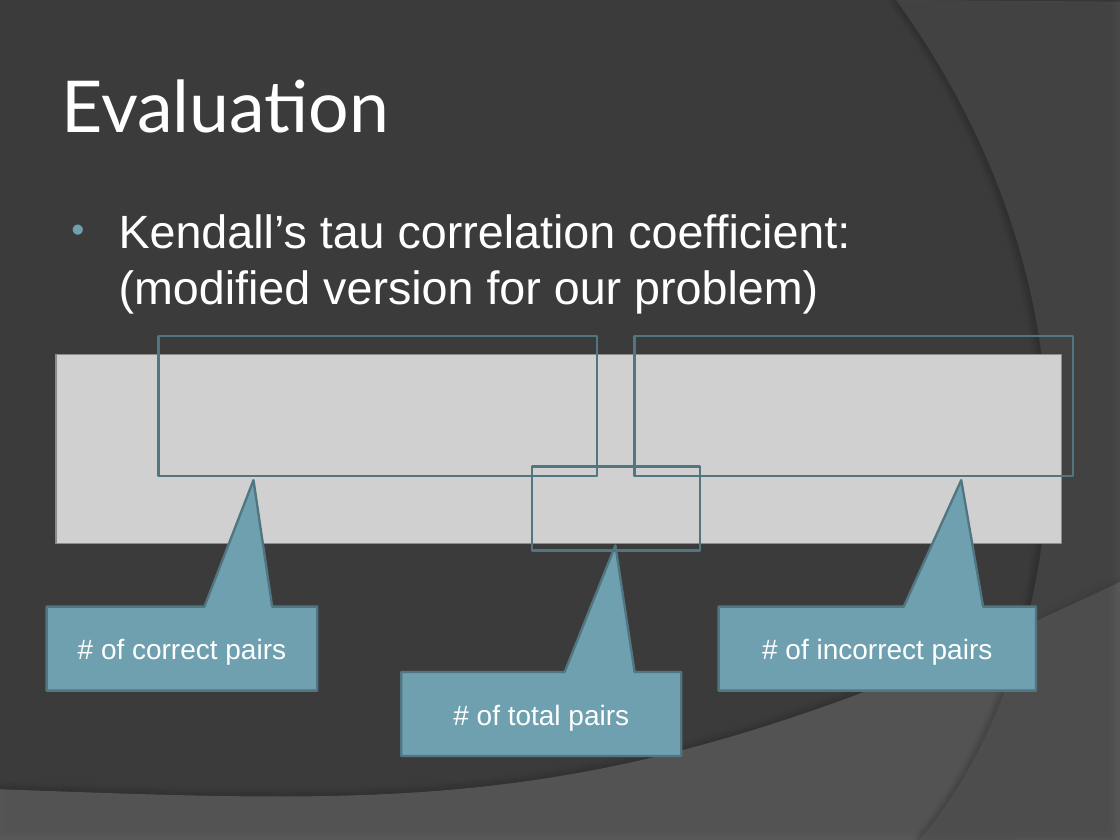
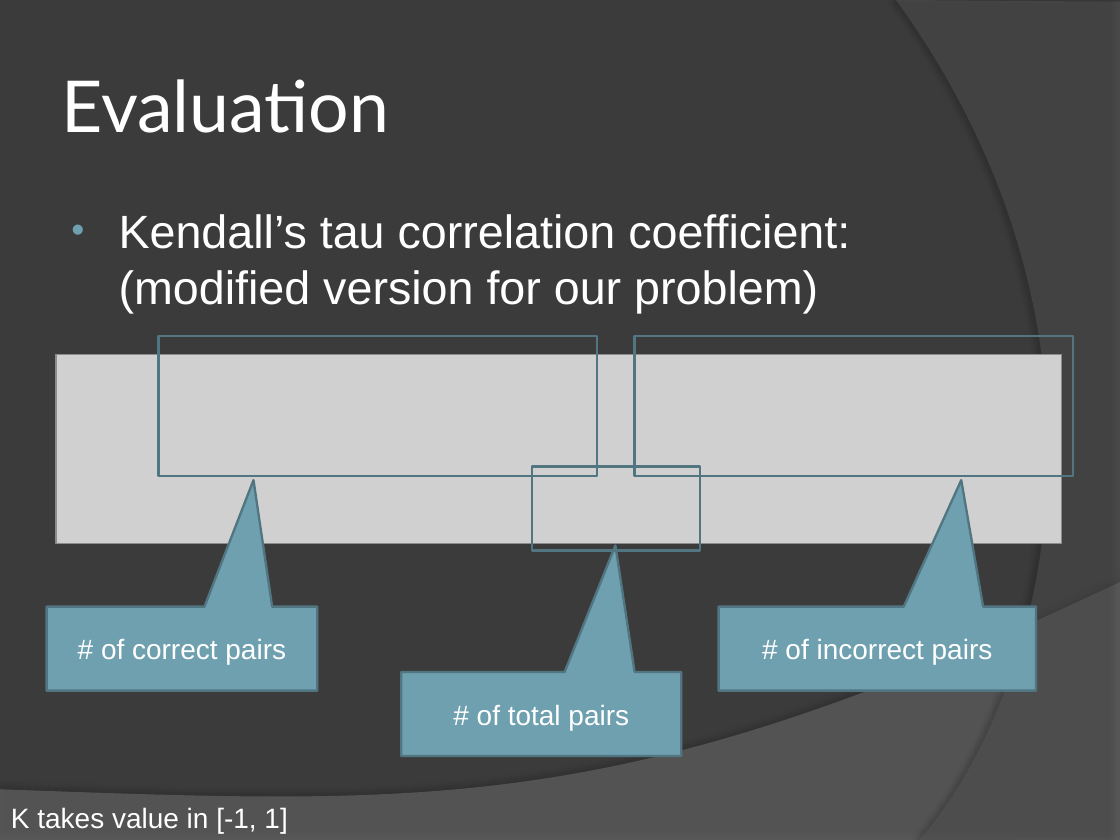
Before and after one commit to hupili/sns-router, a slide deck: slide 15 of report/presentation.pptx. Drawn at 1120x840 pixels with LibreOffice and Linux fonts; fonts in the diff are those of the drawing; grey boxes stand for pictures. Boxes give left, top, right and bottom in pixels: in the first picture for what was removed or moved away, otherwise in the second. Text is boxed around its words. In the diff, an @@ line names an element or a change of style, - is before the commit and + after.

```diff
--- a/report/presentation.pptx
+++ b/report/presentation.pptx
@@ text added at (x1=11, y1=807, x2=287, y2=833), 18 pt, text #FFFFFF @@
+K takes value in [-1, 1]
```
Also in this commit, not shown: 10 other slides changed, 1 slide added, 1 other file.
